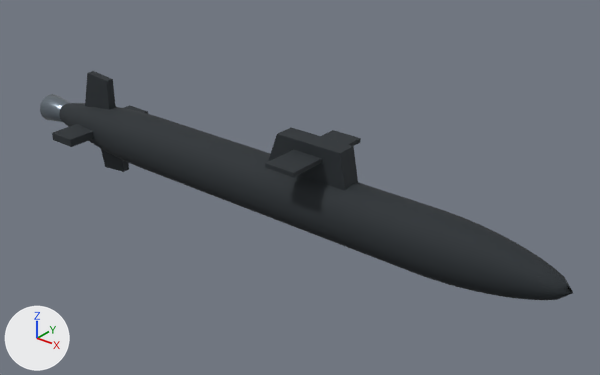
Two versions of the glTF model assets/models/rn_ssn_astute.glb, one commit apart.
One viewpoint serves both versions: a camera (50 mm lens) standing at (7.65, -8.45, 5.28) and looking at (0.6, 0.37, -0.18). Lighting does not change. The marker at lower left points along +X, +Y and +Z. The picture after the commit comes second. Vertices at exactly the same position are counted once.

In view in the first picture: 'rn_ssn_astute'.
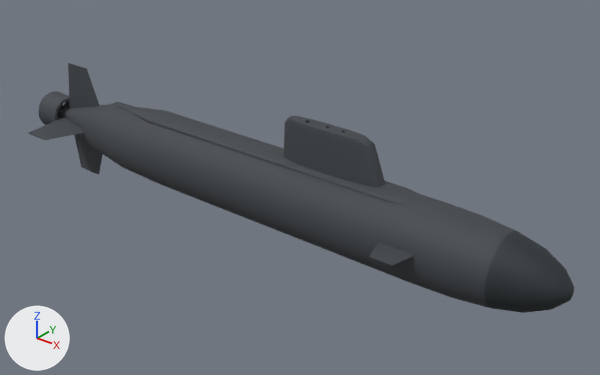
The change, as a diff of the scene's bpy script:
```diff
--- a/assets/models/rn_ssn_astute.glb.py
+++ b/assets/models/rn_ssn_astute.glb.py
@@ mat_submarine_coating @@
+mat_submarine_coating = principled_material('submarine_coating')
+mat_submarine_coating.base_color = (0.051, 0.0588, 0.0667)  # dark grey #404549
+mat_submarine_coating.roughness = 0.73
@@ mat_boot_topping @@
+mat_boot_topping = principled_material('boot_topping')
+mat_boot_topping.base_color = (0.0196, 0.0275, 0.0314)  # dark grey #262e32
+mat_boot_topping.roughness = 0.7
@@ me_pressure_hull @@
 # used by ob_rn_ssn_astute; location = (0.0, 0.0, 0.0)
-me_pressure_hull.from_pydata(...)  # 857 vertices, 1700 faces; spans x -5.0..5.0, y -0.85..0.85, z -0.85..0.85
-me_pressure_hull.materials.append(mat_rubber)  # dark grey #242b30
-me_pressure_hull.materials.append(mat_titanium)  # grey #7c8690
+me_pressure_hull.from_pydata(...)  # 964 vertices, 1846 faces; spans x -4.92..4.12, y -1.0..1.0, z -1.11..1.09
+# me_pressure_hull part 1: the loose piece of 493 vertices spanning x -5.0..5.0, y -0.45..0.45, z -0.54..0.36 is rebuilt with 480 vertices and now spans x -4.68..4.12, y -0.57..0.57, z -0.68..0.46, in mat_submarine_coating (dark grey #404549)
+# me_pressure_hull part 2: the loose piece of 84 vertices spanning x -5.0..-4.5, y -0.25..0.25, z -0.33..0.15 is rebuilt with 128 vertices and now spans x -4.92..-4.46, y -0.33..0.33, z -0.44..0.22, in mat_submarine_coating (dark grey #404549)
+# me_pressure_hull part 3: the loose piece of 56 vertices spanning x 0.4..1.8, y -0.16..0.16, z 0.31..0.85 is rebuilt with 128 vertices and now spans x 0.59..2.34, y -0.16..0.16, z 0.36..1.09, in mat_submarine_coating (dark grey #404549)
+# me_pressure_hull part 4: a new loose piece of 96 vertices spanning x -3.06..3.82, y -0.24..0.24, z 0.34..0.5, in mat_submarine_coating (dark grey #404549)
+# me_pressure_hull part 5: a new loose piece of 22 vertices spanning x -4.43..-3.45, y -0.04..0.04, z -1.11..-0.22, in mat_submarine_coating (dark grey #404549)
+# me_pressure_hull part 6: a new loose piece of 22 vertices spanning x -4.43..-3.45, y 0.11..1.0, z -0.15..-0.07, in mat_submarine_coating (dark grey #404549)
+# me_pressure_hull part 7: a new loose piece of 22 vertices spanning x -4.43..-3.45, y -1.0..-0.11, z -0.15..-0.07, in mat_submarine_coating (dark grey #404549)
+# me_pressure_hull part 8: a new loose piece of 22 vertices spanning x -4.43..-3.45, y -0.04..0.04, z 0.0..0.89, in mat_submarine_coating (dark grey #404549)
+# me_pressure_hull part 9: a new loose piece of 22 vertices spanning x 2.59..3.18, y -0.93..-0.47, z -0.04..0.02, in mat_submarine_coating (dark grey #404549)
+# me_pressure_hull part 10: the loose piece of 56 vertices spanning x 0.9..1.4, y -0.76..0.76, z 0.63..0.7 is deleted
+# me_pressure_hull part 11: the loose piece of 56 vertices spanning x -3.6..-3.0, y -0.07..0.07, z -0.85..-0.36 is deleted
+# me_pressure_hull part 12: the loose piece of 56 vertices spanning x -3.9..-3.2, y -0.07..0.07, z 0.14..0.85 is deleted
+# me_pressure_hull part 13
+# 56 vertices are removed from x -3.8..-3.3, y -0.85..0.85, z -0.16..-0.02
+# 108 faces are deleted
+# other edits to the shape of me_pressure_hull do not show in these pictures
+me_pressure_hull.materials.append(mat_submarine_coating)  # dark grey #404549
@@ me_boot_topping @@
+me_boot_topping.from_pydata(...)  # 658 vertices, 1214 faces; spans x -5.0..5.0, y -0.5..0.5, z -0.61..1.11
+me_boot_topping.materials.append(mat_boot_topping)  # dark grey #262e32
@@ ob_boot_topping @@
+ob_boot_topping = bpy.data.objects.new('boot_topping', me_boot_topping)
+ob_boot_topping.location = (0.0, 0.0, 0.0)
```

Pixel boxes [x1, y1, x2, y2] of what changed, in the pictures (600 x 375 px):
'rn_ssn_astute', reshaped (9% narrower, 7% taller)
    before: [40, 71, 573, 300]
    after: [29, 63, 516, 308]
'boot_topping', added
    after: [57, 101, 574, 313]
part 1 of me_pressure_hull, rebuilt (11% narrower)
    before: [59, 103, 573, 300]
    after: [60, 104, 516, 308]
part 2 of me_pressure_hull, rebuilt
    before: [40, 94, 69, 122]
    after: [38, 91, 69, 125]
part 3 of me_pressure_hull, rebuilt
    before: [268, 128, 358, 190]
    after: [283, 116, 385, 187]
part 4 of me_pressure_hull, added
    after: [118, 104, 449, 211]
part 5 of me_pressure_hull, added
    after: [74, 134, 103, 174]
part 6 of me_pressure_hull, added
    after: [109, 102, 131, 106]
part 7 of me_pressure_hull, added
    after: [29, 117, 84, 140]
part 8 of me_pressure_hull, added
    after: [68, 63, 100, 109]
part 9 of me_pressure_hull, added
    after: [369, 243, 414, 265]
part 10 of me_pressure_hull, deleted
    before: [265, 130, 361, 177]
part 11 of me_pressure_hull, deleted
    before: [101, 149, 129, 172]
part 12 of me_pressure_hull, deleted
    before: [85, 71, 116, 110]
part 13 of me_pressure_hull, deleted
    before: [52, 105, 148, 147]
